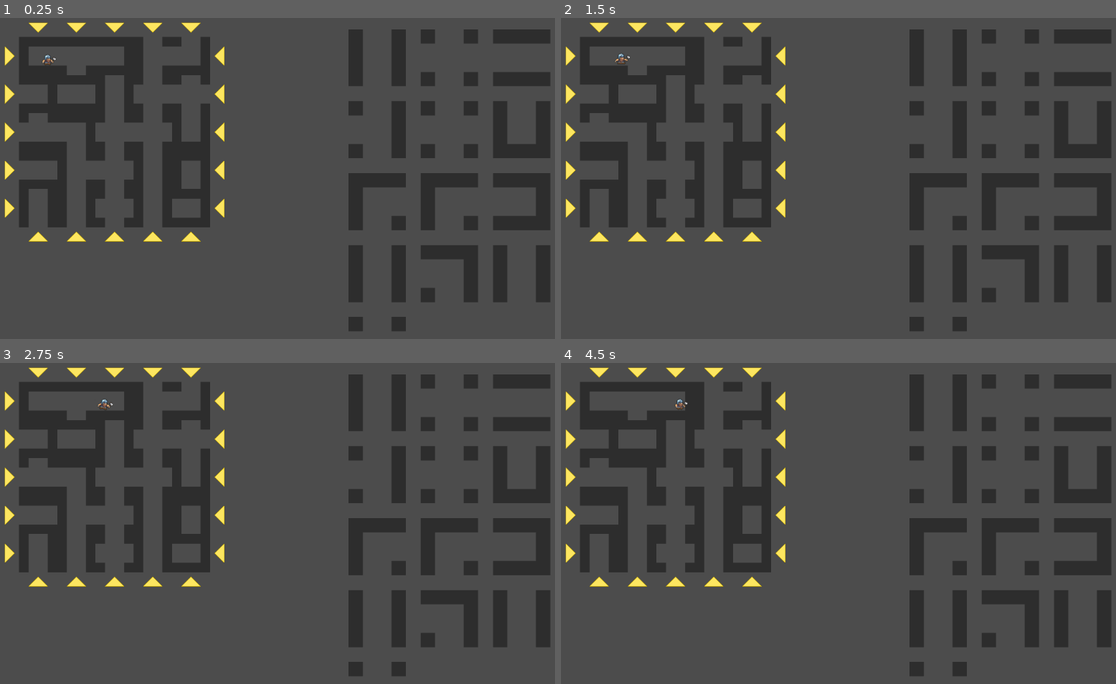
Above: before the commit, frames 1-4 (two rows, left to right).
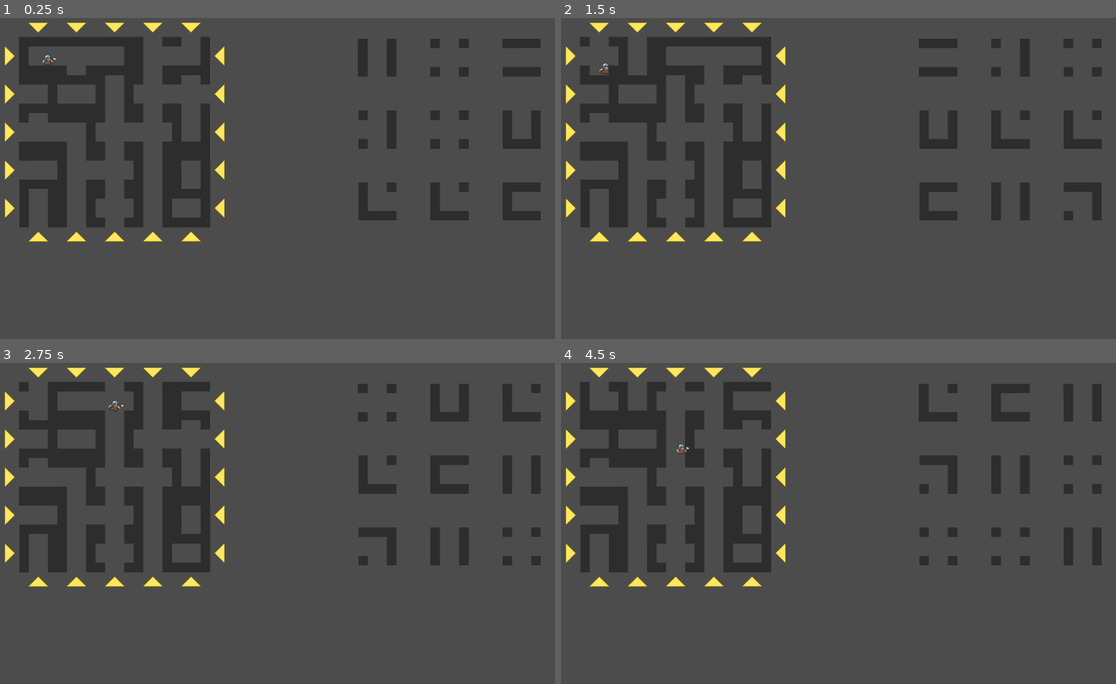
Above: after the commit, the same moments.

Repository: DorianSnowball/amazeing-mine
Game: Godot game, scene res://MainUI.tscn
Two runs of this game, one before a commit and one after it. Both use one fixed random seed, a clock stepped at 60 frames per second and the inputs below.
Inputs (mouse positions are in pixels of both pictures, inside the frame that each line leads up to):
- Up to frame 1 (0.25 s): no input
- Up to frame 2 (1.5 s): click (572, 56) at 0.52 s; tap Enter at 1.25 s; hold D (move_right) from 1.28 s (still down)
- Up to frame 3 (2.75 s): keep holding D (move_right); tap Space (jump) at 1.52, 2.27 s
- Up to frame 4 (4.5 s): tap Space (jump) at 2.75, 3.77 s; release D (move_right) at 2.78 s; hold A (move_left) 2.78-3.53 s; hold D (move_right) from 3.53 s (still down); tap Enter at 4.25 s

The runs differ from the first frame. In frame 1, 11% of the frame differs, in the area x 8-100%, y 3-98%; in frame 2, 12%; in frame 3, 13%, in the area x 3-100%, y 3-98%; in frame 4, 13%.
Error before the commit: Invalid call. Nonexistent function 'get_selected_tile' in base 'Node2D (InvNode.gd)'. (res://Gamefield.gd:170)

Commit message:
(┛◉Д◉)┛彡┻━┻

Diff:
--- a/game/Gamefield.gd
+++ b/game/Gamefield.gd
@@ -168,7 +168,8 @@
 func arrow_pressed(pos):
     print(pos)
     var selected_tile = get_node("../ItemList").get_selected_tile()
-    get_node("../ItemList").select(0,true)
+    if selected_tile == null:
+        return
     if pos.x == 0: # left row button pressed
         insertRow(true, pos.y-1, selected_tile)
     if pos.x == fieldsize_width+1: # right row button pressed
--- a/game/InvNode.gd
+++ b/game/InvNode.gd
@@ -2,6 +2,8 @@
 
 var dimensions
 var arrow_button = load("res://Arrow_Button.tscn")
+
+var clicked = 0
 
 var tile_scaling = 3
 var tile_basesize = 64
@@ -9,13 +11,19 @@
 var padding_screen = 70
 var cols = 3
 
-func add_tile(tile):
+var button_count = 9
+
+var inv = []
+
+func add_button(indx):
     var arrow: Node2D = arrow_button.instance()
     var button: TextureButton = arrow.get_child(0)
 
-    button.texture_normal = tile.get_child(0).texture
+    button.texture_normal = null# tile.get_child(0).texture
     arrow.scale = Vector2(tile_scaling, tile_scaling)
-    arrow.rotate(tile.rotation)
+    #arrow.rotate(tile.rotation)
+
+    #scale fuckery
     if len(get_children()) == 0:
         arrow.position = Vector2(dimensions.x - cols*((tile_basesize*tile_scaling)+padding_tiles)+padding_screen, padding_screen + tile_basesize)
         #$".".add_child(arrow)
@@ -27,13 +35,63 @@
             arrow.position = Vector2(prev.position.x + padding_tiles + (tile_basesize * tile_scaling),prev.position.y)
     $".".add_child(arrow)
 
+    #button fuckery
+    button.connect("pressed",self,"inv_button",[indx])
+
+func inv_to_buttons():
+    for i in range(button_count):
+        var button : Node2D = get_child(i)
+        if i + 1 > len(inv):
+            button.visible = false
+        else:
+            button.visible = true
+            var tile : KinematicBody2D = inv[i]
+            button.rotation = 0
+            button.get_child(0).texture_normal = tile.get_child(0).texture
+            #fookin flipped shit mate
+            button.scale = tile.scale
+            button.rotation = tile.rotation
+
+
+func add_tile(tile):
+    inv.append(tile)
+    if len(inv) <= button_count:
+        inv_to_buttons()
+
+
+func inv_button(indx):
+    var tile : KinematicBody2D = inv[indx]
+    clicked = indx
+    print("pressed button " + str(indx) + " with " + tile.name)
+
+func gen_buttons():
+    for i in range(button_count):
+        add_button(i)
+
+func get_selected_tile():
+    if len(inv) == 0:
+        return null
+    var tile = inv[clicked]
+    inv.remove(clicked)
+    inv_to_buttons()
+    clicked = 0
+    #tile.get_child(0).texture = load("res://Sprites/arrow.png")
+    print("returned: "+str(tile))
+    print(str(tile.rotation_degrees) + " " + tile.name)
+    return tile
+
 func gen_inv():
-    for i in range(13):
-        add_tile(get_node("../Gamefield").getRandomTile())
+    for i in range(50):
+        add_tile($"../Gamefield".getRandomTile())
 
 func _ready():
     dimensions = get_viewport().get_viewport().size
+    if dimensions.y < 1000:
+        tile_scaling = 2
+    gen_buttons()
     gen_inv()
+    for t in range(10):
+        print(str(inv[t]) + " - " + str(inv[t].rotation_degrees))
 
 
 
--- a/game/MainUI.tscn
+++ b/game/MainUI.tscn
@@ -4,8 +4,9 @@
 [ext_resource path="res://InvList.tscn" type="PackedScene" id=3]
 
 [node name="Control" type="Control"]
-anchor_right = 1.0
-anchor_bottom = 1.0
+margin_right = 1920.0
+margin_bottom = 1080.0
+rect_rotation = -0.0285899
 __meta__ = {
 "_edit_use_anchors_": false
 }
--- /dev/null
+++ b/game/invScn.tscn
@@ -0,0 +1,60 @@
+[gd_scene load_steps=2 format=2]
+
+[ext_resource path="res://icon.png" type="Texture" id=1]
+
+[node name="inv" type="Control"]
+anchor_left = 1.0
+anchor_right = 1.0
+margin_left = -1360.0
+margin_bottom = 768.0
+__meta__ = {
+"_edit_use_anchors_": false
+}
+
+[node name="TextureButton" type="TextureButton" parent="."]
+margin_left = 738.58
+margin_top = 63.9803
+margin_right = 802.58
+margin_bottom = 127.98
+rect_rotation = 0.773627
+rect_scale = Vector2( -3.31013, 3.07161 )
+texture_normal = ExtResource( 1 )
+__meta__ = {
+"_edit_use_anchors_": false
+}
+
+[node name="TextureButton2" type="TextureButton" parent="."]
+margin_left = 1052.89
+margin_top = 63.9803
+margin_right = 1116.89
+margin_bottom = 127.98
+rect_rotation = 0.773627
+rect_scale = Vector2( -3.31013, 3.07161 )
+texture_normal = ExtResource( 1 )
+__meta__ = {
+"_edit_use_anchors_": false
+}
+
+[node name="TextureButton3" type="TextureButton" parent="."]
+margin_left = 1314.81
+margin_top = 67.1551
+margin_right = 1378.81
+margin_bottom = 131.155
+rect_rotation = 0.773627
+rect_scale = Vector2( -3.31013, 3.07161 )
+texture_normal = ExtResource( 1 )
+__meta__ = {
+"_edit_use_anchors_": false
+}
+
+[node name="TextureButton4" type="TextureButton" parent="."]
+margin_left = 1316.39
+margin_top = 300.503
+margin_right = 1380.39
+margin_bottom = 364.503
+rect_rotation = 0.773627
+rect_scale = Vector2( -3.31013, 3.07161 )
+texture_normal = ExtResource( 1 )
+__meta__ = {
+"_edit_use_anchors_": false
+}
--- a/game/project.godot
+++ b/game/project.godot
@@ -10,7 +10,6 @@
 
 _global_script_classes=[  ]
 _global_script_class_icons={
-
 }
 
 [application]
